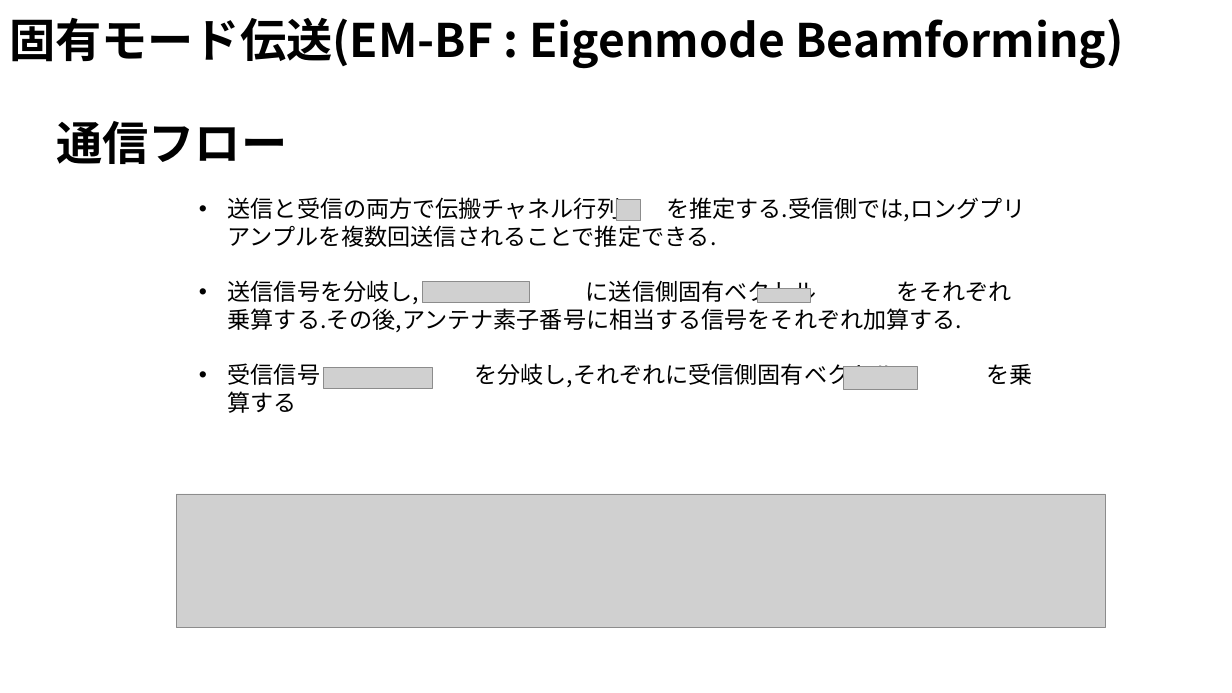
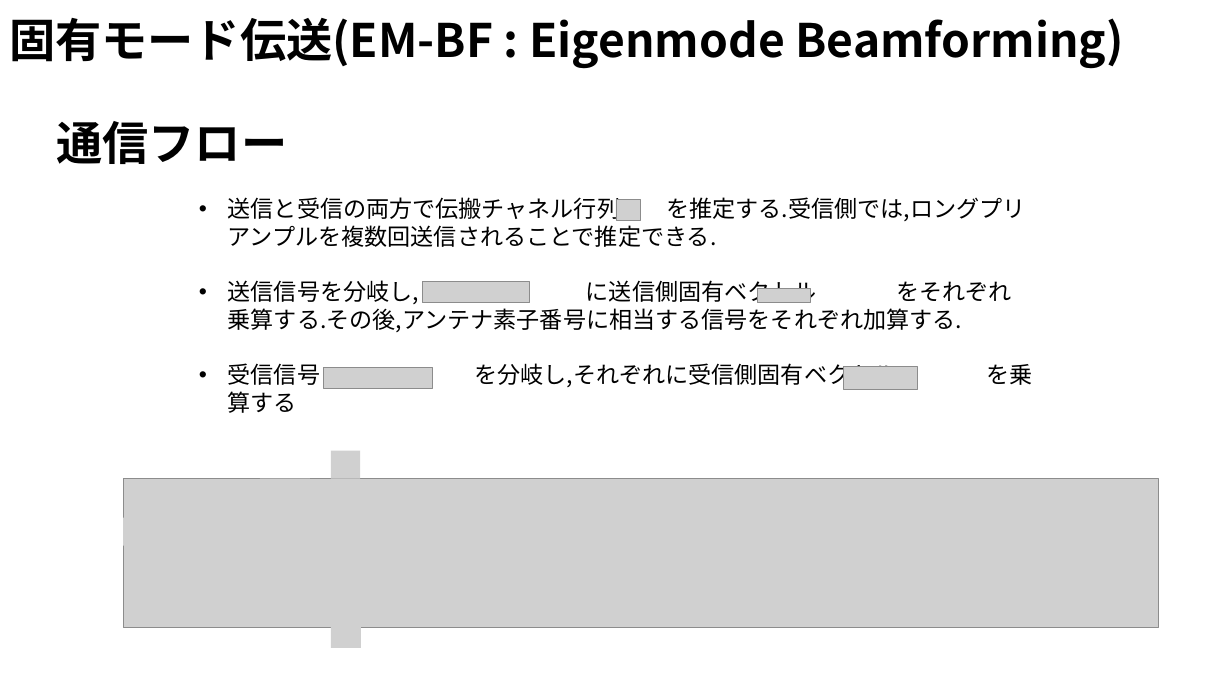
Before and after one commit to ryoww/seminar, a slide deck: slide 4 of MIMO/MU-MIMO.pptx. Drawn at 1232x693 pixels with LibreOffice and Linux fonts; fonts in the diff are those of the drawing; grey boxes stand for pictures. Boxes give left, top, right and bottom in pixels: in the first picture for what was removed or moved away, otherwise in the second. Text is boxed around its words. In the diff, an @@ line names an element or a change of style, - is before the commit and + after.

Commit message:
update

```diff
--- a/MIMO/MU-MIMO.pptx
+++ b/MIMO/MU-MIMO.pptx
@@ picture resized from (x1=177, y1=494, x2=1105, y2=628) to (x1=123, y1=479, x2=1159, y2=628) @@
@@ picture added at (x1=260, y1=479, x2=310, y2=504) @@
@@ picture added at (x1=331, y1=451, x2=360, y2=479) @@
@@ picture added at (x1=123, y1=518, x2=170, y2=545) @@
@@ picture added at (x1=1093, y1=518, x2=1141, y2=545) @@
@@ picture added at (x1=331, y1=620, x2=360, y2=648) @@
```
